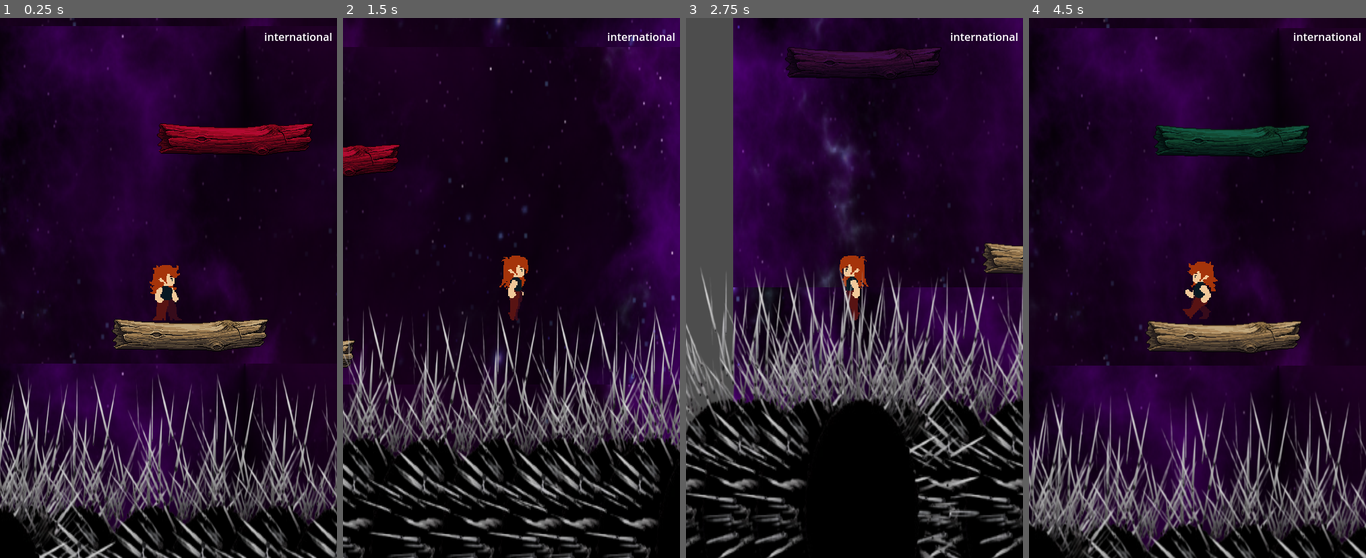
Above: before the commit, frames 1-4 (left to right).
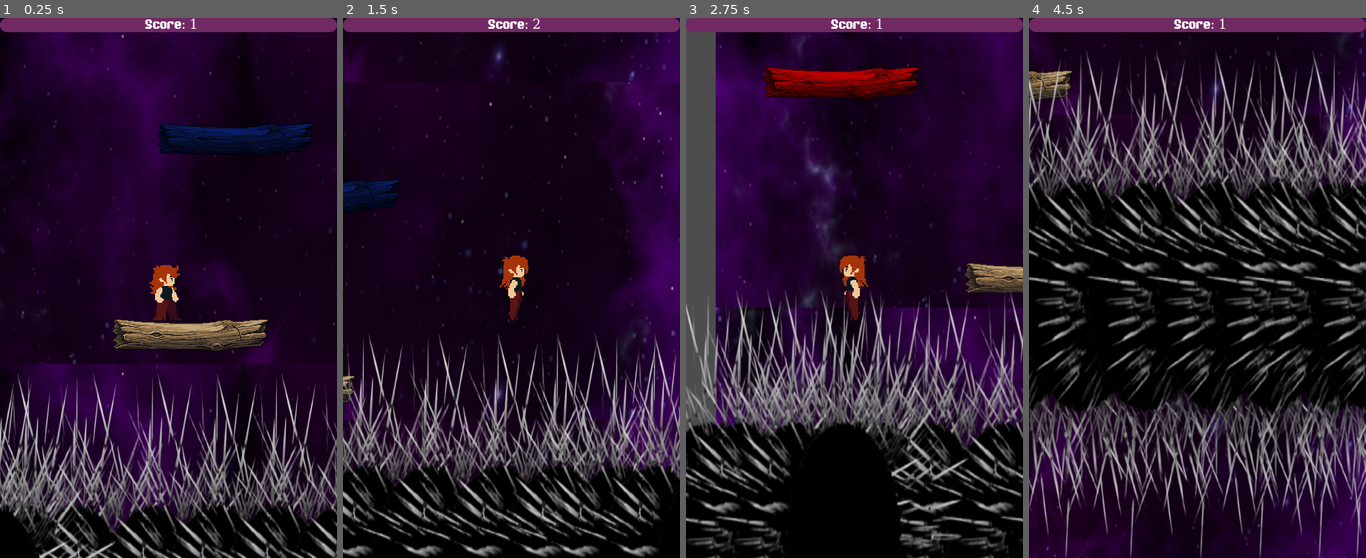
Above: after the commit, the same moments.

Repository: niranjansthaa11-code/jumping-game
Game: Godot game, scene res://Scences/game_manager.tscn
The game is run twice, just before and just after one commit, with the same random seed, the same clock (stepped at 60 frames per second) and the same inputs.
Inputs:
- Up to frame 1 (0.25 s): no input
- Up to frame 2 (1.5 s): tap Enter at 0.5 s; hold Right (Right) from 0.53 s (still down); tap Alt at 0.6 s; tap Space (jump) at 0.77 s; tap Shift at 1.35 s
- Up to frame 3 (2.75 s): tap Space (jump) at 1.52 s; release Right (Right) at 2.03 s; hold Left (Left) from 2.03 s (still down); tap Alt at 2.1 s
- Up to frame 4 (4.5 s): release Left (Left) at 2.78 s; hold Right (Right) 2.78-4.28 s; tap Shift at 2.85, 4.35 s; tap Space (jump) at 3.02, 3.77 s; tap Alt at 3.6 s; hold Left (Left) from 4.28 s (still down)

The runs differ from the first frame. In frame 1, 4.9% of the frame differs, in the area x 0-100%, y 0-100%; in frame 2, 30%; in frame 3, 41%; in frame 4, 73%.

Commit message:
I added some music and made the log disapper

Diff:
--- a/Scences/floor.tscn
+++ b/Scences/floor.tscn
@@ -1,13 +1,14 @@
-[gd_scene load_steps=5 format=3 uid="uid://dgxec3y7ksfli"]
+[gd_scene load_steps=6 format=3 uid="uid://dgxec3y7ksfli"]
 
 [ext_resource type="Texture2D" uid="uid://l3cydb8lm5ic" path="res://Assets/Background/pixellab-a-plain-surface-like-a-stick-w-1772425192220.png" id="1_fndhk"]
 [ext_resource type="Script" uid="uid://dpsqfa0hfkvmc" path="res://scripts/floor.gd" id="1_yxeu5"]
+[ext_resource type="AudioStream" uid="uid://c0ux4o04m0daq" path="res://Assets/Music/Opps.mp3" id="3_d3gi6"]
 
 [sub_resource type="RectangleShape2D" id="RectangleShape2D_fndhk"]
-size = Vector2(225, 42)
+size = Vector2(224.5, 13)
 
 [sub_resource type="RectangleShape2D" id="RectangleShape2D_yxeu5"]
-size = Vector2(224, 20)
+size = Vector2(224, 10)
 
 [node name="StaticBody2D" type="StaticBody2D" groups=["floor"]]
 script = ExtResource("1_yxeu5")
@@ -16,11 +17,15 @@
 texture = ExtResource("1_fndhk")
 
 [node name="CollisionShape2D" type="CollisionShape2D" parent="."]
-position = Vector2(0, 32)
+position = Vector2(0.25, 17.5)
 shape = SubResource("RectangleShape2D_fndhk")
 
 [node name="Area2D" type="Area2D" parent="."]
 
 [node name="CollisionShape2D" type="CollisionShape2D" parent="Area2D"]
-position = Vector2(0, 24)
+position = Vector2(0, 19)
 shape = SubResource("RectangleShape2D_yxeu5")
+
+[node name="opps" type="AudioStreamPlayer" parent="."]
+stream = ExtResource("3_d3gi6")
+volume_db = 12.0
--- a/Scences/game_manager.tscn
+++ b/Scences/game_manager.tscn
@@ -9,9 +9,18 @@
 [ext_resource type="Texture2D" uid="uid://bos06wm1ahc4h" path="res://Assets/Background/2557-removebg-preview.png" id="7_4eofb"]
 [ext_resource type="Script" uid="uid://d2bjub1waubj" path="res://scripts/spwanner.gd" id="8_144yx"]
 [ext_resource type="AudioStream" uid="uid://dlqxt1otbjalh" path="res://Assets/Music/background_music.mp3" id="9_n5h5e"]
+[ext_resource type="FontFile" uid="uid://dvh0cmmo4y4wl" path="res://Assets/Fonts/GamepauseddemoRegular-RpmY6.otf" id="10_f18hu"]
 
 [sub_resource type="RectangleShape2D" id="RectangleShape2D_y7cpi"]
 size = Vector2(1248, 408)
+
+[sub_resource type="StyleBoxFlat" id="StyleBoxFlat_n5h5e"]
+bg_color = Color(0.4392157, 0.16078432, 0.3882353, 1)
+corner_radius_top_left = 16
+corner_radius_top_right = 16
+corner_radius_bottom_right = 16
+corner_radius_bottom_left = 16
+shadow_color = Color(0, 0, 0, 0.6392157)
 
 [node name="Game_Manager" type="Node2D"]
 script = ExtResource("1_erdem")
@@ -39,6 +48,7 @@
 position = Vector2(-304, 1024)
 script = ExtResource("5_y7cpi")
 speed = 105
+acceleration = 10
 
 [node name="Main_one" parent="Blackhole" groups=["player"] instance=ExtResource("5_oait6")]
 position = Vector2(200, 8)
@@ -135,13 +145,18 @@
 stream = ExtResource("9_n5h5e")
 
 [node name="CanvasLayer" type="CanvasLayer" parent="."]
+layer = 3
 
-[node name="Scorelabel" type="Label" parent="CanvasLayer"]
-offset_left = 392.0
-offset_top = 16.0
-offset_right = 493.0
-offset_bottom = 56.0
-text = "international"
+[node name="ScoreLabel" type="Label" parent="CanvasLayer"]
+z_index = 10
+anchors_preset = 10
+anchor_right = 1.0
+offset_bottom = 21.0
+grow_horizontal = 2
+theme_override_fonts/font = ExtResource("10_f18hu")
+theme_override_font_sizes/font_size = 20
+theme_override_styles/normal = SubResource("StyleBoxFlat_n5h5e")
+horizontal_alignment = 1
 
 [connection signal="body_entered" from="Blackhole/Main_one" to="Blackhole" method="_on_main_one_body_entered"]
 
--- a/scripts/blackhole.gd
+++ b/scripts/blackhole.gd
@@ -1,22 +1,19 @@
 extends Node2D
 
 @export var speed =100
+@export var acceleration = 5
+@export var max_speed = 400
 
-# Called when the node enters the scene tree for the first time.
-func _ready() -> void:
-	pass # Replace with function body.
+func _process(delta: float) -> void:
 
-
-# Called every frame. 'delta' is the elapsed time since the previous frame.
-func _process(delta: float) -> void:
-	position.y -= speed * delta
-	pass
-
+	if speed < max_speed:
+		speed += acceleration * delta
+		position.y -= speed * delta
 
 func _on_main_one_body_entered(body: Node2D) -> void:
 	if body.is_in_group("player"):
-		print("player is in voild")
+		print("player is in void")
 		await get_tree().create_timer(0.5).timeout
 		get_tree().reload_current_scene()
-
-	pass # Replace with function body.
+func _ready() -> void:
+	pass
--- a/scripts/floor.gd
+++ b/scripts/floor.gd
@@ -1,11 +1,30 @@
 extends StaticBody2D
+@onready var touch =$opps
 
+var was_touched = false
+var is_fake = false  #
+func get_score():
+	if not was_touched:
+		was_touched = true
 
-# Called when the node enters the scene tree for the first time.
-func _ready() -> void:
-	pass # Replace with function body.
+		if is_fake:
+			touch.play()
+			start_disappearing()
 
+		return 1
+	return 0
 
-# Called every frame. 'delta' is the elapsed time since the previous frame.
-func _process(delta: float) -> void:
-	pass
+func start_disappearing():
+	# 1. Turn it dark immediately to warn the player
+	modulate = Color(0.1, 0.1, 0.1, 1.0)
+
+	await get_tree().create_timer(0.5).timeout
+	var tween = create_tween()
+	tween.tween_property(self, "modulate", Color(0, 0, 0, 0), 0.5)
+	tween.finished.connect(queue_free)
+
+func _process(_delta):
+	# Keep your existing cleanup code here to delete old logs
+	var cam = get_viewport().get_camera_2d()
+	if cam and global_position.y > cam.global_position.y + 1000:
+		queue_free()
--- a/scripts/player.gd
+++ b/scripts/player.gd
@@ -5,6 +5,8 @@
 @onready var sprite = $AnimatedSprite2D
 #getting the gravity
 var gravity = 1000
+var score = 0
+@onready var score_label = $"../CanvasLayer/ScoreLabel"
 
 func _physics_process(delta):
 	# adding gravity for the sprite
@@ -36,6 +38,15 @@
 			sprite.play("idle")
 	# 4. Final step: Apply the movement
 	move_and_slide()
+	for i in get_slide_collision_count():
+		var collision = get_slide_collision(i)
+		var collider = collision.get_collider()
+
+		if collider.has_method("get_score") and velocity.y >= 0:
+			var points_to_add = collider.get_score()
+			if points_to_add > 0:
+				score += points_to_add
+				score_label.text = "  Score: " + str(score)
 
 
 func body_touch_by_floor(body: Node2D) -> void:
--- a/scripts/spwanner.gd
+++ b/scripts/spwanner.gd
@@ -25,6 +25,12 @@
 
 	# Random Modulation (The color tint)
 	new_log.modulate = Color(randf(), randf(), randf(), 1.0)
+	if randf() < 0.2:
+		new_log.is_fake = true
+		# Maybe give fake logs a specific tint so the player can guess?
+		new_log.modulate = Color(1, 0, 0, 1) # Bright Red warning
+	else:
+		# Normal random color for real logs
+		new_log.modulate = Color(randf(), randf(), randf(), 1.0)
 
-	# Add the log to the main scene
 	get_parent().add_child(new_log)
Binary file added: Assets/Fonts/GamepauseddemoRegular-RpmY6.otf
Not shown, added: Assets/Fonts/GamepauseddemoRegular-RpmY6.otf.import
Binary file added: Assets/Fonts/SuperMaples-2vR2w.ttf
Not shown, added: Assets/Fonts/SuperMaples-2vR2w.ttf.import
Not shown, added: Assets/Fonts/info.txt
Not shown, added: Assets/Music/Opps.mp3.import
Not shown: 1 places in Scences/game_manager.tscn that only renumber resources
Not shown, added: Assets/Music/Opps.mp3
